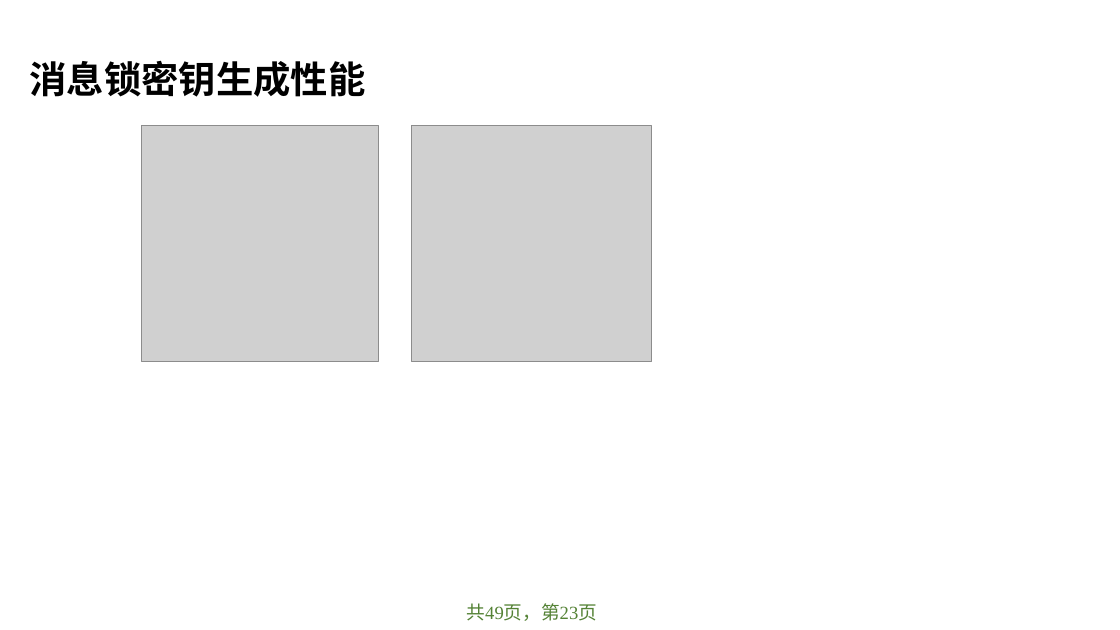
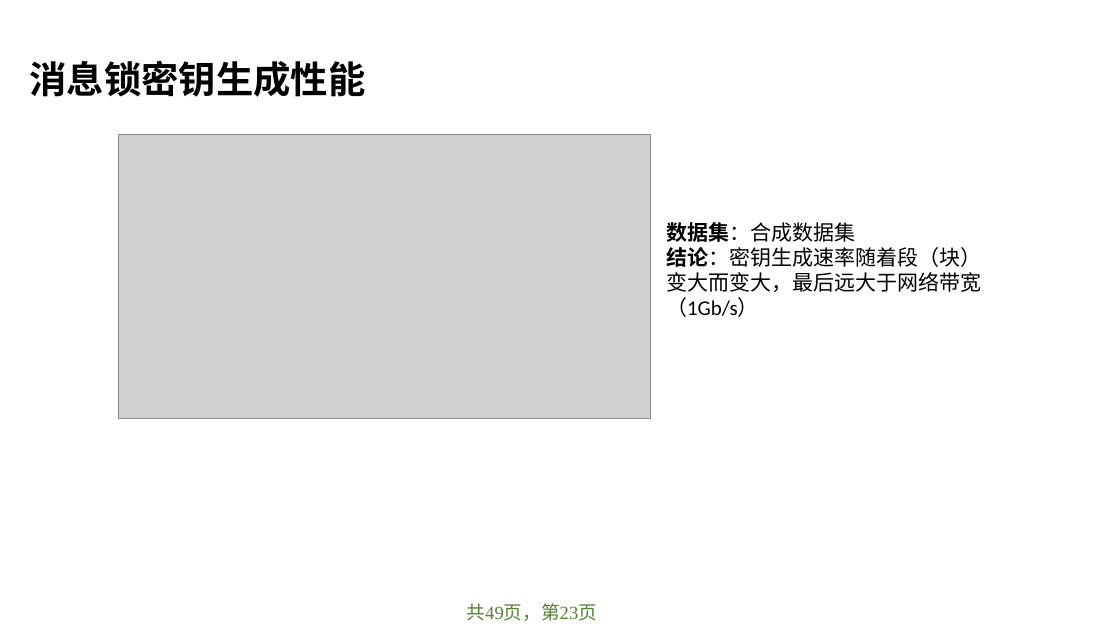
Before and after one commit to xiawenniu/thesis, a slide deck: slide 23 of 学位论文答辩模板示例.pptx. Drawn at 1120x630 pixels with LibreOffice and Linux fonts; fonts in the diff are those of the drawing; grey boxes stand for pictures; background and template pictures are left out. Boxes give left, top, right and bottom in pixels: in the first picture for what was removed or moved away, otherwise in the second. Text is boxed around its words. In the diff, an @@ line names an element or a change of style, - is before the commit and + after.

```diff
--- a/学位论文答辩模板示例.pptx
+++ b/学位论文答辩模板示例.pptx
@@ picture added at box(118, 134, 650, 418) @@
@@ picture removed at box(142, 126, 379, 362) @@
@@ picture removed at box(412, 126, 652, 362) @@
@@ text added at box(666, 222, 981, 317), 18 pt, text #000000 @@
+数据集：合成数据集
+结论：密钥生成速率随着段（块）变大而变大，最后远大于网络带宽（1Gb/s）
```
Also in this commit, not shown: 9 slides added, 1 other file.
